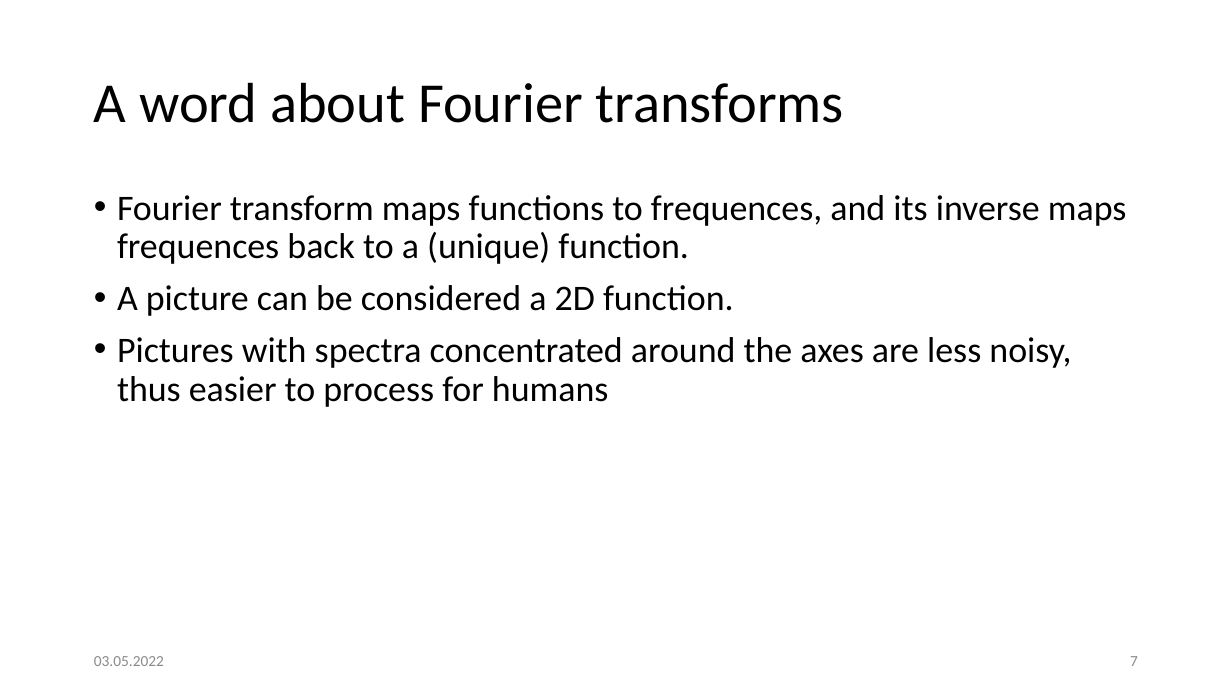
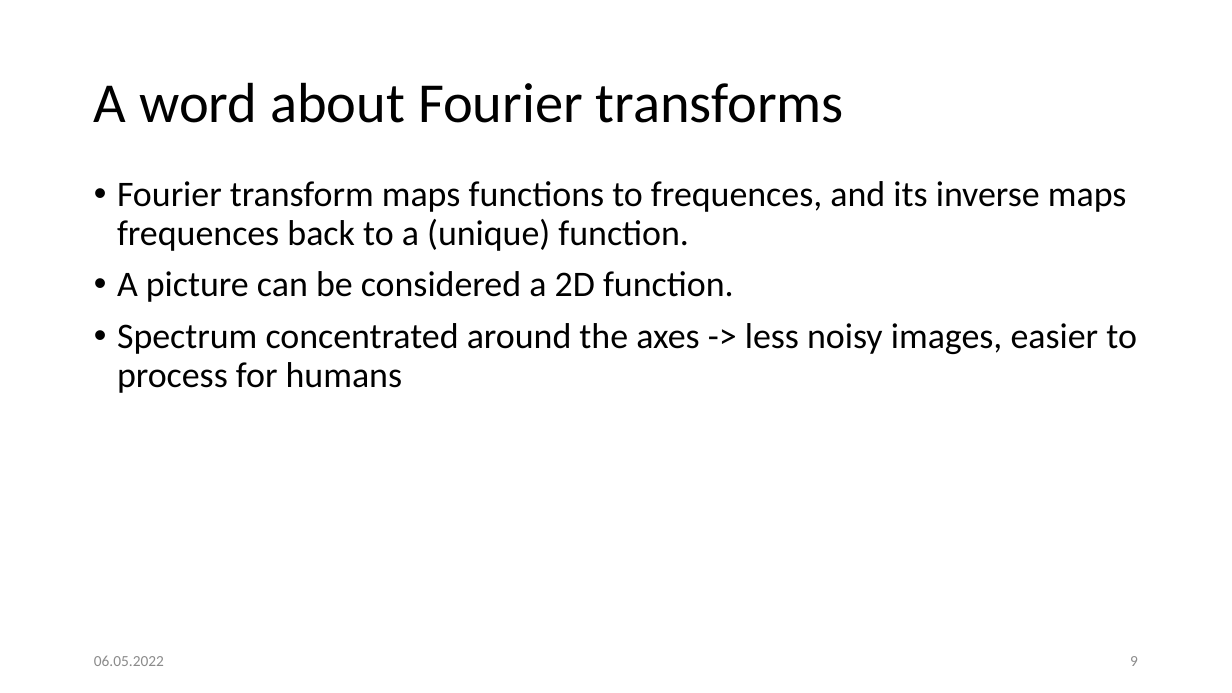
Before and after one commit to LayduA/FourierHash, a slide deck: slide 9 of presentation.pptx (slide 7 before the commit). Drawn at 1232x693 pixels with LibreOffice and Linux fonts; fonts in the diff are those of the drawing. Boxes give left, top, right and bottom in pixels: in the first picture for what was removed or moved away, otherwise in the second. Text is boxed around its words. In the diff, an @@ line names an element or a change of style, - is before the commit and + after.

```diff
--- a/presentation.pptx
+++ b/presentation.pptx
@@ text "Fourier transform maps functions to ...": place and size @@
-text "Fourier transform maps functions to ..." at [117,195,1127,407]
+text "Fourier transform maps functions to ..." at [117,181,1137,393]
@@ text at [117,323,1137,393]: text changed @@
-• Pictures with spectra concentrated around the axes are less noisy, thus easier to process for humans
+• Spectrum concentrated around the axes -> less noisy images, easier to process for humans
@@ text at [94,655,164,666]: text changed @@
-03.05.2022
+06.05.2022
@@ page number at [1130,656,1138,666]: text changed @@
-7
+9
```
Also in this commit, not shown: 9 other slides changed, 5 slides added, 1 slide removed, 21 other files.
